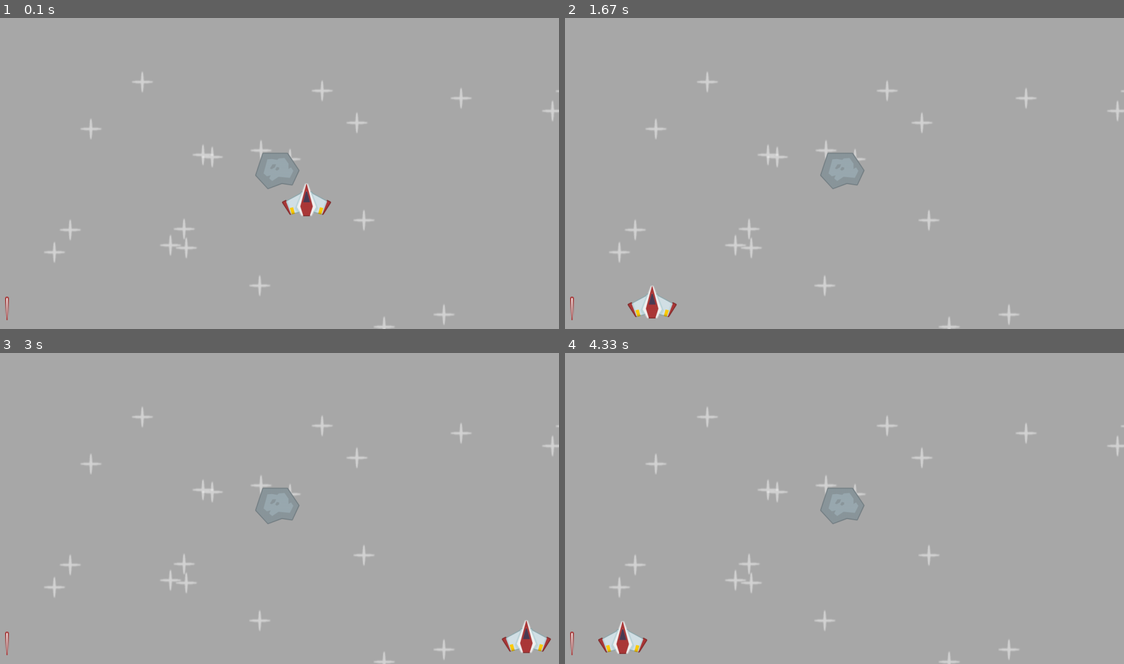
Above: before the commit, frames 1-4 (two rows, left to right).
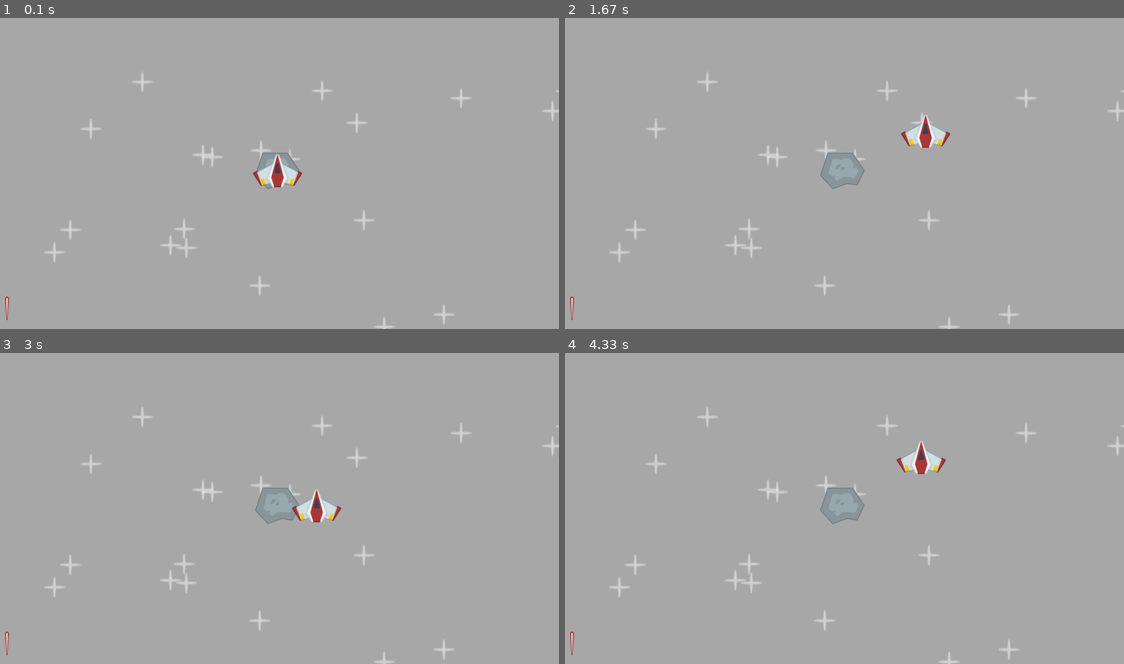
Above: after the commit, the same moments.

Repository: tarsier76/Pygame_Projects
Game: pygame game, started from Space Shooter/code/main.py
The game is run twice, just before and just after one commit, with the same random seed, the same clock (stepped at 60 frames per second) and the same inputs.
Inputs:
- Up to frame 1 (0.1 s): no input
- Up to frame 2 (1.67 s): tap Space at 0.33 s; hold Right 0.67-1.13 s; hold Up 1.17-1.47 s; hold Right from 1.5 s (still down)
- Up to frame 3 (3 s): release Right at 1.97 s; hold Left 2-2.53 s; hold Down 2.57-2.87 s; hold Left from 2.9 s (still down)
- Up to frame 4 (4.33 s): release Left at 3.3 s; hold Up 3.33-3.7 s; hold Right from 3.73 s (still down)

The runs differ from the first frame. In frame 1, 1.0% of the frame differs, in the area x 45-60%, y 43-64%; in frame 2, 1.0%; in frame 3, 1.0%; in frame 4, 1.0%.

Commit message:
Testing space bar press functionality

Diff:
--- a/Space Shooter/code/main.py
+++ b/Space Shooter/code/main.py
@@ -10,8 +10,8 @@
 
 player_surf = pygame.image.load('../images/player.png').convert_alpha()
 player_rect = player_surf.get_frect(center=(WINDOW_WIDTH / 2, WINDOW_HEIGHT / 2))
-player_direction = pygame.math.Vector2(1,1)
-player_speed = 1000
+player_direction = pygame.math.Vector2()
+player_speed = 300
 
 star_surf = pygame.image.load('../images/star.png').convert_alpha()
 star_positions = [(randint(0, WINDOW_WIDTH), randint(0, WINDOW_HEIGHT)) for time in range(20)]
@@ -22,11 +22,29 @@
 laser_surf = pygame.image.load('../images/laser.png').convert_alpha()
 laser_rect = laser_surf.get_frect(bottomleft=(20, WINDOW_HEIGHT- 20))
 
+spacebar_pressed = False
+
 while running:
     dt = clock.tick() / 1000
     for event in pygame.event.get():
         if event.type == pygame.QUIT:
             running = False
+
+    keys = pygame.key.get_pressed()
+    if keys[pygame.K_SPACE] and not spacebar_pressed:
+        print("Shooting Laser!")
+        spacebar_pressed = True
+    elif not keys[pygame.K_SPACE]:
+        spacebar_pressed = False
+
+
+
+    player_direction.x = int(keys[pygame.K_RIGHT]) - int(keys[pygame.K_LEFT])
+    player_direction.y = int(keys[pygame.K_DOWN]) - int(keys[pygame.K_UP])
+    player_direction = player_direction.normalize() if player_direction else player_direction
+
+    player_rect.center += player_direction * dt * player_speed
+
     display_surface.fill(color='darkgray')
     for position in star_positions:
         display_surface.blit(star_surf, position)
@@ -34,11 +52,6 @@
     display_surface.blit(laser_surf, laser_rect)
 
     display_surface.blit(player_surf, player_rect)
-    player_rect.center += player_direction * dt * player_speed
-    if player_rect.right > WINDOW_WIDTH or player_rect.left < 0:
-        player_direction.x *= -1
-    if player_rect.bottom > WINDOW_HEIGHT or player_rect.top < 0:
-        player_direction.y *= -1
 
     pygame.display.update()
 
